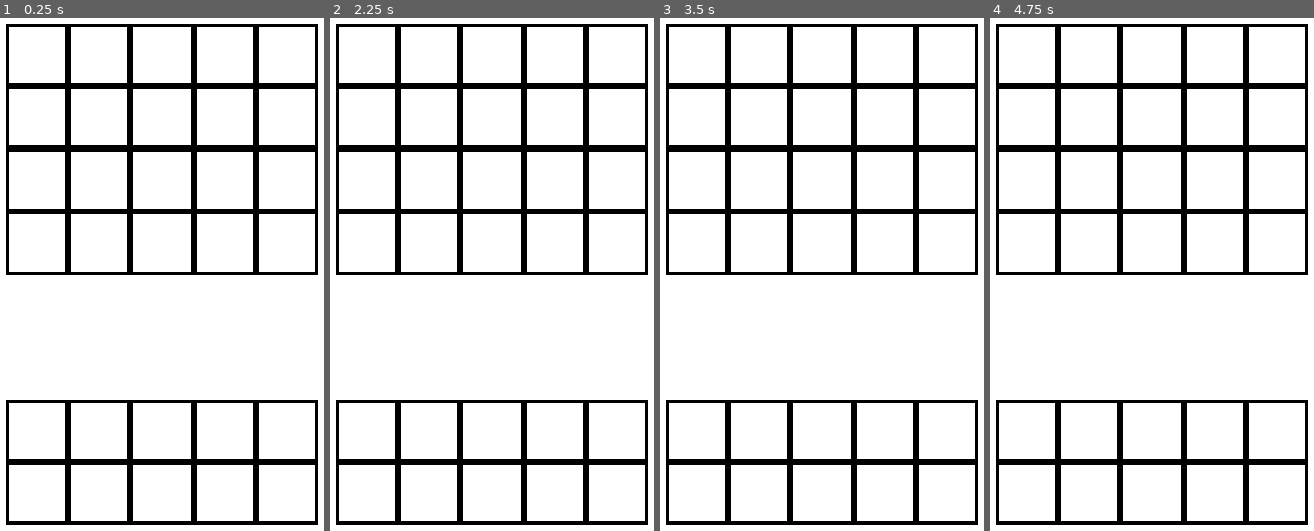
Above: before the commit, frames 1-4 (left to right).
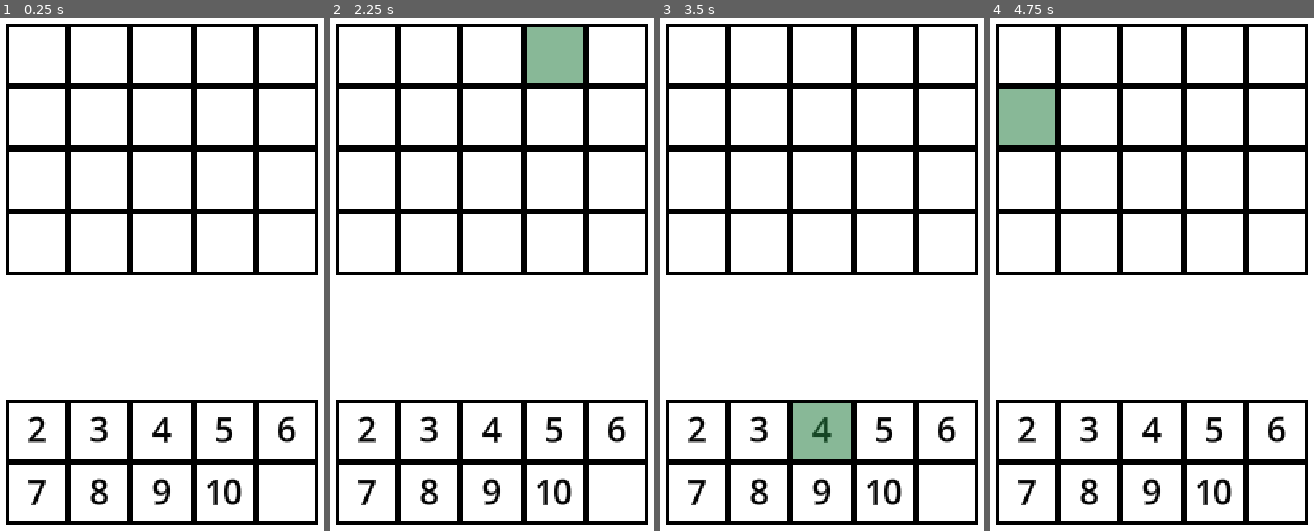
Above: after the commit, the same moments.

Repository: csderouchie/spadedoku
Game: Godot game, scene res://Scenes/Game.tscn
Two runs of this game, one before a commit and one after it. Both use one fixed random seed, a clock stepped at 60 frames per second and the inputs below.
Inputs (mouse positions are in pixels of both pictures, inside the frame that each line leads up to):
- Up to frame 1 (0.25 s): no input
- Up to frame 2 (2.25 s): tap Enter at 0.5, 2 s; move the mouse to (592, 202) at 0.52 s; press the mouse at (592, 202) at 0.53 s; tap Space at 1.25 s; move the mouse to (401, 284) at 1.27 s; release the mouse at (401, 284) at 1.28 s; click (401, 284) at 1.35 s; move the mouse to (537, 69) at 2.02 s; press the mouse at (537, 69) at 2.03 s
- Up to frame 3 (3.5 s): tap Space at 2.75 s; move the mouse to (799, 402) at 2.77 s; release the mouse at (799, 402) at 2.78 s; click (799, 402) at 2.85 s
- Up to frame 4 (4.75 s): tap Enter at 3.5 s; move the mouse to (1288, 361) at 3.52 s; press the mouse at (1288, 361) at 3.53 s; tap Space at 4.25 s; move the mouse to (1015, 120) at 4.27 s; release the mouse at (1015, 120) at 4.28 s; click (1015, 120) at 4.35 s

The runs differ from the first frame. In frame 1, 1.5% of the frame differs, in the area x 8-92%, y 77-95%; in frame 2, 3.4%, in the area x 8-92%, y 1-95%; in frame 3, 3.4%; in frame 4, 3.4%.

Commit message:
Added game grid and card movement functionality

Diff:
--- a/Scenes/Cards/card_02.tscn
+++ b/Scenes/Cards/card_02.tscn
@@ -3,9 +3,9 @@
 [ext_resource type="Script" uid="uid://4hpk87smfacj" path="res://Scripts/card_02.gd" id="1_hwnme"]
 [ext_resource type="PackedScene" uid="uid://d10wij3p6q6w3" path="res://Scenes/UI/UI_white_box.tscn" id="1_wew3c"]
 
-[node name="Card03" type="Node2D" unique_id=1952870591]
+[node name="Card02" type="Node2D" unique_id=1952870591]
+scale = Vector2(0.8, 0.8)
 script = ExtResource("1_hwnme")
-value = 10
 
 [node name="UiWhiteBox" parent="." unique_id=1048866995 instance=ExtResource("1_wew3c")]
 
--- a/Scenes/Cards/card_03.tscn
+++ b/Scenes/Cards/card_03.tscn
@@ -4,6 +4,7 @@
 [ext_resource type="PackedScene" uid="uid://d10wij3p6q6w3" path="res://Scenes/UI/UI_white_box.tscn" id="2_n3l4s"]
 
 [node name="Card03" type="Node2D" unique_id=1952870591]
+scale = Vector2(0.8, 0.8)
 script = ExtResource("1_6784j")
 
 [node name="UiWhiteBox" parent="." unique_id=1048866995 instance=ExtResource("2_n3l4s")]
--- a/Scenes/Cards/card_04.tscn
+++ b/Scenes/Cards/card_04.tscn
@@ -4,6 +4,7 @@
 [ext_resource type="PackedScene" uid="uid://d10wij3p6q6w3" path="res://Scenes/UI/UI_white_box.tscn" id="2_hvnol"]
 
 [node name="Card04" type="Node2D" unique_id=1952870591]
+scale = Vector2(0.8, 0.8)
 script = ExtResource("1_564ax")
 
 [node name="UiWhiteBox" parent="." unique_id=1048866995 instance=ExtResource("2_hvnol")]
--- a/Scenes/Cards/card_05.tscn
+++ b/Scenes/Cards/card_05.tscn
@@ -4,6 +4,7 @@
 [ext_resource type="PackedScene" uid="uid://d10wij3p6q6w3" path="res://Scenes/UI/UI_white_box.tscn" id="2_j8n67"]
 
 [node name="Card05" type="Node2D" unique_id=1952870591]
+scale = Vector2(0.8, 0.8)
 script = ExtResource("1_u7gjr")
 
 [node name="UiWhiteBox" parent="." unique_id=1048866995 instance=ExtResource("2_j8n67")]
--- a/Scenes/Cards/card_06.tscn
+++ b/Scenes/Cards/card_06.tscn
@@ -4,6 +4,7 @@
 [ext_resource type="PackedScene" uid="uid://d10wij3p6q6w3" path="res://Scenes/UI/UI_white_box.tscn" id="2_ygwf3"]
 
 [node name="Card06" type="Node2D" unique_id=1952870591]
+scale = Vector2(0.8, 0.8)
 script = ExtResource("1_lwds2")
 
 [node name="UiWhiteBox" parent="." unique_id=1048866995 instance=ExtResource("2_ygwf3")]
--- a/Scenes/Cards/card_07.tscn
+++ b/Scenes/Cards/card_07.tscn
@@ -4,6 +4,7 @@
 [ext_resource type="PackedScene" uid="uid://d10wij3p6q6w3" path="res://Scenes/UI/UI_white_box.tscn" id="2_c5ulf"]
 
 [node name="Card07" type="Node2D" unique_id=1952870591]
+scale = Vector2(0.8, 0.8)
 script = ExtResource("1_pyir4")
 
 [node name="UiWhiteBox" parent="." unique_id=1048866995 instance=ExtResource("2_c5ulf")]
--- a/Scenes/Cards/card_08.tscn
+++ b/Scenes/Cards/card_08.tscn
@@ -4,6 +4,7 @@
 [ext_resource type="PackedScene" uid="uid://d10wij3p6q6w3" path="res://Scenes/UI/UI_white_box.tscn" id="2_o80n6"]
 
 [node name="Card08" type="Node2D" unique_id=1952870591]
+scale = Vector2(0.8, 0.8)
 script = ExtResource("1_303du")
 
 [node name="UiWhiteBox" parent="." unique_id=1048866995 instance=ExtResource("2_o80n6")]
--- a/Scenes/Cards/card_09.tscn
+++ b/Scenes/Cards/card_09.tscn
@@ -4,6 +4,7 @@
 [ext_resource type="PackedScene" uid="uid://d10wij3p6q6w3" path="res://Scenes/UI/UI_white_box.tscn" id="2_nprr1"]
 
 [node name="Card09" type="Node2D" unique_id=1952870591]
+scale = Vector2(0.8, 0.8)
 script = ExtResource("1_045bx")
 
 [node name="UiWhiteBox" parent="." unique_id=1048866995 instance=ExtResource("2_nprr1")]
--- a/Scenes/Cards/card_10.tscn
+++ b/Scenes/Cards/card_10.tscn
@@ -4,6 +4,7 @@
 [ext_resource type="PackedScene" uid="uid://d10wij3p6q6w3" path="res://Scenes/UI/UI_white_box.tscn" id="2_xvu2i"]
 
 [node name="Card10" type="Node2D" unique_id=1952870591]
+scale = Vector2(0.8, 0.8)
 script = ExtResource("1_davvb")
 
 [node name="UiWhiteBox" parent="." unique_id=1048866995 instance=ExtResource("2_xvu2i")]
--- a/Scenes/Game.tscn
+++ b/Scenes/Game.tscn
@@ -1,7 +1,18 @@
 [gd_scene format=4 uid="uid://cuhe4hwpltfqf"]
 
+[ext_resource type="Script" uid="uid://fnft2dbfk4l3" path="res://Scripts/game_manager.gd" id="1_3so38"]
 [ext_resource type="PackedScene" uid="uid://d10wij3p6q6w3" path="res://Scenes/UI/UI_white_box.tscn" id="1_gl6un"]
+[ext_resource type="PackedScene" uid="uid://iiiy0dd0t1ng" path="res://Scenes/Cards/card_02.tscn" id="1_iukft"]
+[ext_resource type="PackedScene" uid="uid://dtctxlm7xn1md" path="res://Scenes/Cards/card_03.tscn" id="2_gl6un"]
 [ext_resource type="PackedScene" uid="uid://dnldndwsaadpm" path="res://Scenes/UI/UI_white_box_outlined.tscn" id="2_j5yw3"]
+[ext_resource type="PackedScene" uid="uid://yeurnunrpb83" path="res://Scenes/Cards/card_04.tscn" id="3_bf53h"]
+[ext_resource type="PackedScene" uid="uid://gpw8oudpvwt5" path="res://Scenes/Cards/card_05.tscn" id="4_71axn"]
+[ext_resource type="PackedScene" uid="uid://dto6ish2vy8bf" path="res://Scenes/Cards/card_06.tscn" id="5_dahhg"]
+[ext_resource type="PackedScene" uid="uid://bfwnymyi5nqqe" path="res://Scenes/Cards/card_07.tscn" id="6_3so38"]
+[ext_resource type="PackedScene" uid="uid://b8vjoytt667v7" path="res://Scenes/Cards/card_08.tscn" id="7_3cx6b"]
+[ext_resource type="PackedScene" uid="uid://cylsh2wy0jt04" path="res://Scenes/Cards/card_09.tscn" id="8_wxwew"]
+[ext_resource type="PackedScene" uid="uid://b6jmq24fp0xgp" path="res://Scenes/Cards/card_10.tscn" id="9_acvyw"]
+[ext_resource type="PackedScene" uid="uid://cdqcbtaxyiysl" path="res://Scenes/UI/UI_highlight.tscn" id="13_3cx6b"]
 
 [sub_resource type="TileSetScenesCollectionSource" id="TileSetScenesCollectionSource_kldst"]
 resource_name = "white"
@@ -16,11 +27,82 @@
 sources/0 = SubResource("TileSetScenesCollectionSource_kldst")
 sources/1 = SubResource("TileSetScenesCollectionSource_b2bpf")
 
+[sub_resource type="TileSetScenesCollectionSource" id="TileSetScenesCollectionSource_dahhg"]
+resource_name = "void"
+scenes/1/scene = ExtResource("1_gl6un")
+
+[sub_resource type="TileSetScenesCollectionSource" id="TileSetScenesCollectionSource_3so38"]
+resource_name = "card_10"
+scenes/1/scene = ExtResource("9_acvyw")
+
+[sub_resource type="TileSetScenesCollectionSource" id="TileSetScenesCollectionSource_3cx6b"]
+resource_name = "card_2"
+scenes/2/scene = ExtResource("1_iukft")
+
+[sub_resource type="TileSetScenesCollectionSource" id="TileSetScenesCollectionSource_wxwew"]
+resource_name = "card_3"
+scenes/1/scene = ExtResource("2_gl6un")
+
+[sub_resource type="TileSetScenesCollectionSource" id="TileSetScenesCollectionSource_acvyw"]
+resource_name = "card_4"
+scenes/1/scene = ExtResource("3_bf53h")
+
+[sub_resource type="TileSetScenesCollectionSource" id="TileSetScenesCollectionSource_alh3a"]
+resource_name = "card_5"
+scenes/1/scene = ExtResource("4_71axn")
+
+[sub_resource type="TileSetScenesCollectionSource" id="TileSetScenesCollectionSource_4q8tf"]
+resource_name = "card_6"
+scenes/1/scene = ExtResource("5_dahhg")
+
+[sub_resource type="TileSetScenesCollectionSource" id="TileSetScenesCollectionSource_x3xnh"]
+resource_name = "card_7"
+scenes/1/scene = ExtResource("6_3so38")
+
+[sub_resource type="TileSetScenesCollectionSource" id="TileSetScenesCollectionSource_8r6kd"]
+resource_name = "card_8"
+scenes/1/scene = ExtResource("7_3cx6b")
+
+[sub_resource type="TileSetScenesCollectionSource" id="TileSetScenesCollectionSource_tfod6"]
+resource_name = "card_9"
+scenes/1/scene = ExtResource("8_wxwew")
+
+[sub_resource type="TileSet" id="TileSet_rajel"]
+tile_size = Vector2i(100, 100)
+sources/2 = SubResource("TileSetScenesCollectionSource_3cx6b")
+sources/0 = SubResource("TileSetScenesCollectionSource_dahhg")
+sources/3 = SubResource("TileSetScenesCollectionSource_wxwew")
+sources/4 = SubResource("TileSetScenesCollectionSource_acvyw")
+sources/5 = SubResource("TileSetScenesCollectionSource_alh3a")
+sources/6 = SubResource("TileSetScenesCollectionSource_4q8tf")
+sources/7 = SubResource("TileSetScenesCollectionSource_x3xnh")
+sources/8 = SubResource("TileSetScenesCollectionSource_8r6kd")
+sources/9 = SubResource("TileSetScenesCollectionSource_tfod6")
+sources/10 = SubResource("TileSetScenesCollectionSource_3so38")
+
+[sub_resource type="TileSetScenesCollectionSource" id="TileSetScenesCollectionSource_rajel"]
+scenes/1/scene = ExtResource("13_3cx6b")
+
+[sub_resource type="TileSet" id="TileSet_3so38"]
+tile_size = Vector2i(100, 100)
+sources/0 = SubResource("TileSetScenesCollectionSource_rajel")
+
 [node name="Game" type="Node2D" unique_id=1789388373]
 
-[node name="Background" type="TileMapLayer" parent="." unique_id=2029033724]
+[node name="GameManager" type="Node2D" parent="." unique_id=1409472639]
+script = ExtResource("1_3so38")
+
+[node name="Background" type="TileMapLayer" parent="GameManager" unique_id=2029033724]
 tile_map_data = PackedByteArray("AAD9//r/AAAAAAAAAQD+//r/AAAAAAAAAQD///r/AAAAAAAAAQAAAPr/AAAAAAAAAQABAPr/AAAAAAAAAQACAP …(1792 unchanged characters)…
 tile_set = SubResource("TileSet_cg2ps")
 
+[node name="CardLayer" type="TileMapLayer" parent="GameManager" unique_id=149777064]
+use_parent_material = true
+tile_map_data = PackedByteArray("AAABAAIABQAAAAAAAQACAAIABgAAAAAAAQD+/wMABwAAAAAAAQD//wMACAAAAAAAAQAAAAMACQAAAAAAAQABAAMACgAAAAAAAQD//wIAAwAAAAAAAQAAAAIABAAAAAAAAQD+/wIAAgAAAAAAAgA=")
+tile_set = SubResource("TileSet_rajel")
+
+[node name="Highlight" type="TileMapLayer" parent="GameManager" unique_id=495748860]
+tile_set = SubResource("TileSet_3so38")
+
 [node name="Camera2D" type="Camera2D" parent="." unique_id=1714772714]
 position = Vector2(50, -50)
--- /dev/null
+++ b/Scenes/UI/UI_highlight.tscn
@@ -0,0 +1,10 @@
+[gd_scene format=3 uid="uid://cdqcbtaxyiysl"]
+
+[sub_resource type="BoxMesh" id="BoxMesh_fp5sn"]
+
+[node name="UiWhiteBox" type="Node2D" unique_id=1048866995]
+
+[node name="MeshInstance2D" type="MeshInstance2D" parent="." unique_id=1932104899]
+modulate = Color(0.14509805, 0.49019608, 0.2509804, 0.3254902)
+scale = Vector2(90, 90)
+mesh = SubResource("BoxMesh_fp5sn")
--- a/Scripts/card.gd
+++ b/Scripts/card.gd
@@ -3,5 +3,5 @@
 @onready var label = $Label
 @export var value : int
 
-func set_display(value : String):
-	label.text = value
+func set_display(value_str : String):
+	label.text = value_str
--- a/Scripts/card_03.gd
+++ b/Scripts/card_03.gd
@@ -1,5 +1,5 @@
 extends Card
 
 func _ready():
-	value = 4
+	value = 3
 	set_display(str(value))
--- a/Scripts/card_04.gd
+++ b/Scripts/card_04.gd
@@ -1,5 +1,5 @@
 extends Card
 
 func _ready():
-	value = 3
+	value = 4
 	set_display(str(value))
--- /dev/null
+++ b/Scripts/game_manager.gd
@@ -0,0 +1,51 @@
+extends Node2D
+@onready var card_layer: TileMapLayer = $CardLayer
+@onready var highlight: TileMapLayer = $Highlight
+@onready var background: TileMapLayer = $Background
+@onready var selection: Vector2i = Vector2i(0, 0)
+var hand_coords = _get_hand_coords()
+var board_coords : Array
+
+func _ready():
+	board_coords = _get_board_coords()
+
+func _input(event: InputEvent) -> void:
+	var tile_pos = card_layer.local_to_map(get_global_mouse_position())
+	if event.is_action_pressed("Select"):
+		process_select(tile_pos)
+
+func process_select(tile_pos : Vector2i): # Card selection and movement logic
+	highlight.clear()
+	if tile_pos in hand_coords or tile_pos in board_coords:
+		if selection != Vector2i(0,0) and card_layer.get_cell_source_id(tile_pos) == -1:
+			var alt_tile : int
+			var selected_tile = card_layer.get_cell_source_id(selection)
+			if selected_tile == 2: # Work around alt tile bug
+				alt_tile = 2
+			else:
+				alt_tile = 1
+				# Move selected tile
+			card_layer.erase_cell(selection)
+			card_layer.set_cell(tile_pos, selected_tile, Vector2i.ZERO, alt_tile)
+			selection = Vector2i(0,0)
+		else:
+			selection = tile_pos
+			highlight.set_cell(selection, 0, Vector2i.ZERO, 1)
+	else:
+		selection = Vector2i(0,0)
+
+# Active game tiles array builders
+func _get_hand_coords() -> Array:
+	var coords = []
+	for y in range(2, 4):
+		for x in range(-2, 3):
+			coords.append(Vector2i(x, y))
+	return coords
+
+func _get_board_coords() -> Array:
+	var coords = []
+	for x in range(-2, 3):
+		for y in range(-4, 2):
+			if background.get_cell_source_id(Vector2i(x, y)) == 1:
+				coords.append(Vector2i(x, y))
+	return coords
--- a/project.godot
+++ b/project.godot
@@ -28,6 +28,14 @@
 
 theme/default_font_multichannel_signed_distance_field=true
 
+[input]
+
+Select={
+"deadzone": 0.2,
+"events": [Object(InputEventMouseButton,"resource_local_to_scene":false,"resource_name":"","device":-1,"window_id":0,"alt_pressed":false,"shift_pressed":false,"ctrl_pressed":false,"meta_pressed":false,"button_mask":0,"position":Vector2(0, 0),"global_position":Vector2(0, 0),"factor":1.0,"button_index":1,"canceled":false,"pressed":false,"double_click":false,"script":null)
+]
+}
+
 [physics]
 
 3d/physics_engine="Jolt Physics"
Not shown, added: Scripts/game_manager.gd.uid
Not shown, added: Scenes/Game.tscn13471535951.tmp
Not shown, added: Scenes/Game.tscn14174547333.tmp
Not shown, added: Scenes/Game.tscn23932620246.tmp
